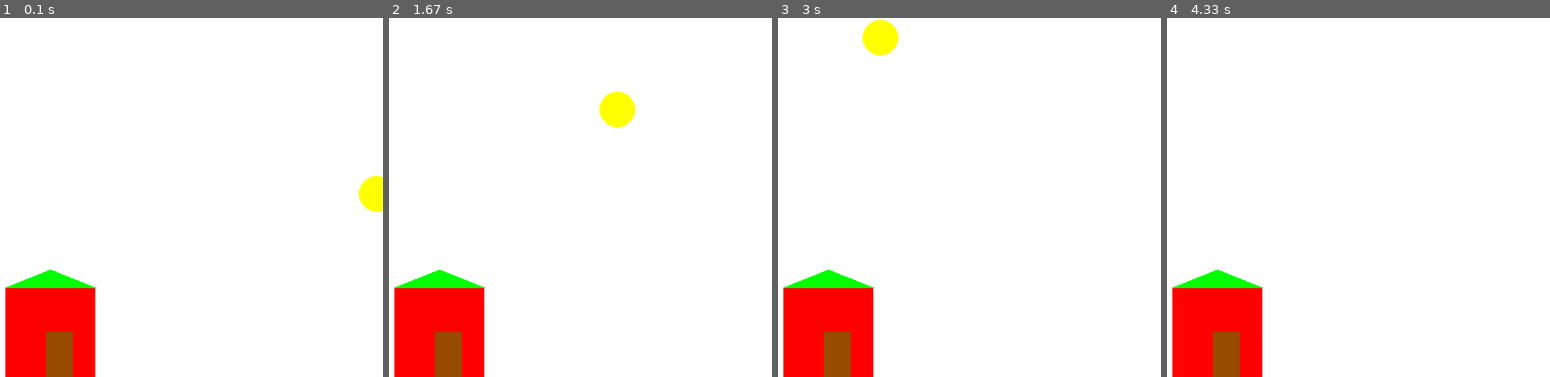
Above: before the commit, frames 1-4 (left to right).
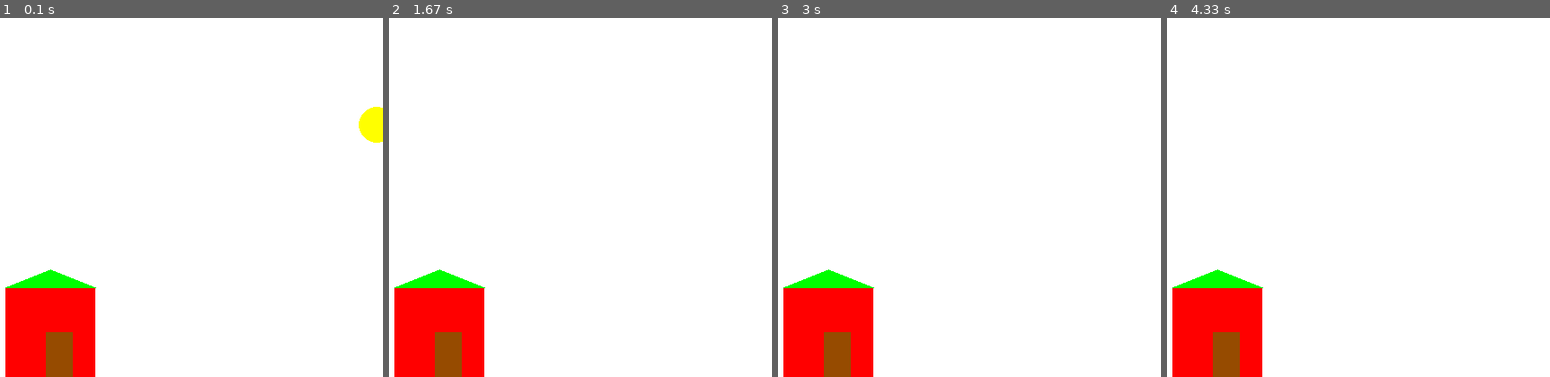
Above: after the commit, the same moments.

Repository: dc-turnbullo/turnbullo-python-classwork
Game: pygame game, started from pygame_practice/house.py
The game is run twice, just before and just after one commit, with the same random seed, the same clock (stepped at 60 frames per second) and the same inputs.
Inputs:
- Up to frame 1 (0.1 s): no input
- Up to frame 2 (1.67 s): no input
- Up to frame 3 (3 s): no input
- Up to frame 4 (4.33 s): no input

The runs differ from the first frame. In frame 1, 1.0% of the frame differs, in the area x 93-100%, y 24-54%; in frame 2, 0.7%; in frame 3, 0.7%; in frame 4, nothing differs.

Commit message:
idk how to fix it

Diff:
--- a/pygame_practice/house.py
+++ b/pygame_practice/house.py
@@ -12,15 +12,15 @@
 green = (0x00,0xff,0x00)
 brown = (0x96,0x4b,0x00)
 yellow = (0xff,0xff,0x00)
-pi = 3.141592658772397170284017237109779827308099865209818986239560981203791639817291838918747298374271798237091734798120779326918273012798366409124017598661030830912097598237981740973209175208168926387091259816629836981279010984091298446932650917092381569816239871092570162396129871092830912896561298709185798236951907928380165981263097109871962498173095701973216487638974091203971057983261912739817240971072309850723094810928857098218307185371098238128985781927093838582734712893801
 pygame.display.set_caption("Is he short or is he not short")
+Pi = 3.14120973109278509710293840917235091789287907153908910829371735290
 circx = 700
 circy = 200
-momenty = -1
+momenty = ((1/100000) * (circx**2) +1)
 momentx = -1.75
-grav = 0.1
 yvelo = -1
 up = True
+dirx = 1
 diry = -1
 while not done:
     for event in pygame.event.get():
@@ -35,14 +35,16 @@
     #x default value  == 700
     #y default value == 200
     #x goes 1.75 more than y
-    circx += momentx
-    circy += momenty
-
+    circx += momentx * dirx
+    circy += momenty * diry
+    momenty = ((1/100000) * (circx**2) +20)
+    pygame.draw.arc(screen, (255,255,255), [50,50,50,50], Pi/2, Pi, 2)
     if circy < 20:
         diry = diry * -1
 
     if circx < 0:
         circx = 700
+        dirx = dirx * -1
         diry = diry * -1
 
 
